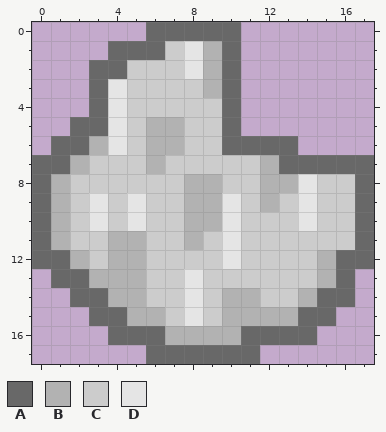
Two states of a pixel-art sprite, sprites/asteroid/destruct1.png. The first picture shows the starting point.
The file is 72x72 pixels, drawn in blocks of 4x4; one block is one cell here.
Palette (. is transparent): A #686868  B #b2b2b2  C #cccccc  D #e5e5e5
Now the later version:
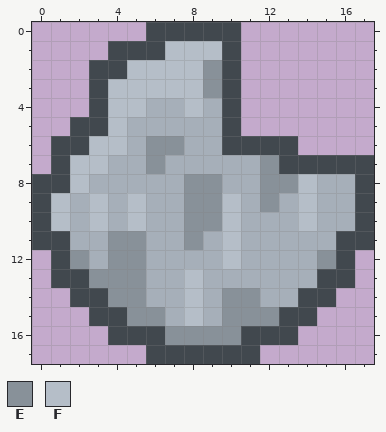
Colours new in this view: E #889199  F #b5bec8
What changed:
Colour A changes from #686868 to #41484e.
Colour C changes from #cccccc to #a6afb9.
Colour B gives way to colour A in row 8 at x 1; in row 11 at x 1; in row 13 at x 15; in row 14 at x 14; in row 15 at x 13.
Colour C gives way to colour A in row 11 at x 16.
Colour B gives way to colour C in row 5 at x 6 to 7.
Colour B gives way to colour E in rows 2 to 3 at x 9; in row 6 at x 6 to 7; in row 7 at x 6 and 12; in row 8 at x 8 to 9 and 12 to 13; in row 9 at x 8 to 9 and 12; in row 10 at x 8 to 9.
Colour B gives way to colour E in row 11 at x 4 to 5 and 8; in row 12 at x 2, 4 to 5 and 15; in row 13 at x 3 to 5; in row 14 at x 4 to 5 and 10 to 11; in row 15 at x 5 to 6 and 10 to 12; in row 16 at x 7 to 10.
Colour B gives way to colour F in row 1 at x 9; in row 6 at x 3; in row 7 at x 2; in rows 9 to 10 at x 1.
Colour C gives way to colour F in row 1 at x 7; in row 2 at x 5 to 7; in row 3 at x 5 to 8; in row 4 at x 5 and 8; in row 7 at x 3; in row 8 at x 2.
Colour D gives way to colour F in rows 1 to 2 at x 8; in rows 3 to 6 at x 4; in row 8 at x 14; in rows 9 to 10 at x 3, 5, 10 and 14; in rows 11 to 12 at x 10; in rows 13 to 15 at x 8.
Colour A is gone in row 7 at x 0; in row 12 at x 0 and 17; in row 14 at x 16; in row 15 at x 15; in row 16 at x 14.
